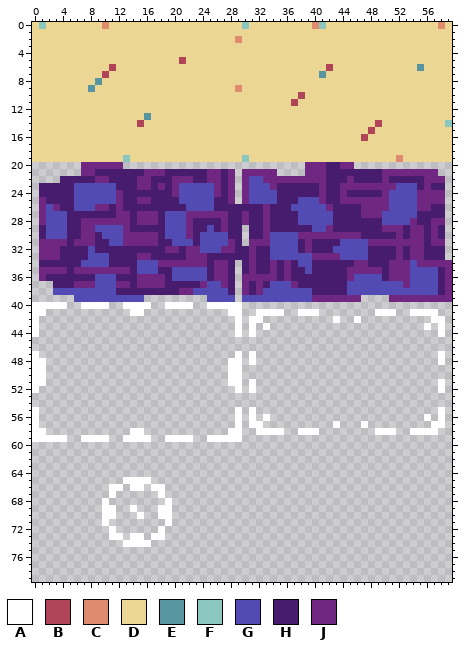
One commit to this pixel-art file: raw/tile_set.ase. Above: the version before the commit.
60x80 pixels, 1 frame.
Visible layers, top first: "Layer 3", "Layer 2", "Layer 1".
Palette (. is transparent): A #ffffff  B #b0455a  C #de8b6f  D #ebd694  E #5796a1  F #8bc7bf  G #524bb3  H #471b6e  J #702782
Pixels before (only the part around the change), first column x 27:
36 JH.JJJJJHJHHHHHHHHJGGGGHJJJGGGGHJ
37 JH.JHJHGGGJHHHHHHHGGGGGGGGJGGGGHJ
38 GH.JHJGGGGGGGHHHHHGGGGGGGGGGGGGHJ
39 GG.GGGGGGGGGGJJJJJJJ....JJJJJJJJJ
40 AAA..............................
41 .AA..AAAA..AAA........AAA..AAAA..
42 ..A.AA..........A..A..........AA.
43 ..A.A.A......................A.A.
44 ..A.A..........................A.
45 .................................
46 .................................
47 ..A.A..........................A.
48 .AA.A..........................A.
49 .AA..............................
50 .AA..............................
51 .AA.A..........................A.
52 ..A.A..........................A.
53 .................................
54 .................................
55 ..A.A..........................A.
56 ..A.A.A......................A.A.
57 ..A.AA..........A...A.........AA.
58 .AA..AAAA..AAA........AAA..AAAA..
59 AAA..............................
60 .................................
61 .................................
62 .................................
63 .................................
64 .................................
65 .................................
66 .................................
67 .................................
68 .................................
69 .................................
After:
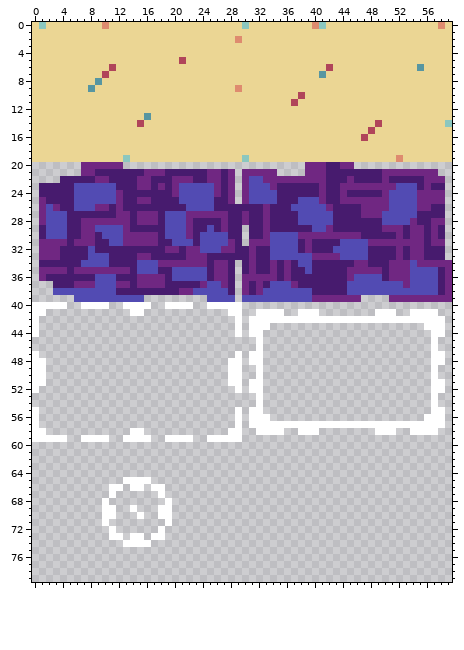
Difference:
{"where": "layer \"Layer 1\""}
{"y":42,"x":33,"old":"..........","new":"AAAAAAAAAA"}
{"y":42,"x":44,"old":"..","new":"AA"}
{"y":42,"x":47,"old":"..........","new":"AAAAAAAAAA"}
{"y":43,"x":32,"old":".","new":"A"}
{"y":43,"x":57,"old":".","new":"A"}
{"y":44,"x":32,"old":".","new":"A"}
{"y":44,"x":57,"old":".","new":"A"}
{"y":45,"x":32,"old":".","new":"A"}
{"y":45,"x":57,"old":".","new":"A"}
{"y":46,"x":32,"old":".","new":"A"}
{"y":46,"x":57,"old":".","new":"A"}
{"y":47,"x":32,"old":".","new":"A"}
{"y":47,"x":57,"old":".","new":"A"}
{"y":48,"x":32,"old":".","new":"A"}
{"y":48,"x":57,"old":".","new":"A"}
{"y":49,"x":32,"old":".","new":"A"}
{"y":49,"x":57,"old":".","new":"A"}
{"y":50,"x":32,"old":".","new":"A"}
{"y":50,"x":57,"old":".","new":"A"}
{"y":51,"x":32,"old":".","new":"A"}
{"y":51,"x":57,"old":".","new":"A"}
{"y":52,"x":32,"old":".","new":"A"}
{"y":52,"x":57,"old":".","new":"A"}
{"y":53,"x":32,"old":".","new":"A"}
{"y":53,"x":57,"old":".","new":"A"}
{"y":54,"x":32,"old":".","new":"A"}
{"y":54,"x":57,"old":".","new":"A"}
{"y":55,"x":32,"old":".","new":"A"}
{"y":55,"x":57,"old":".","new":"A"}
{"y":56,"x":32,"old":".","new":"A"}
{"y":56,"x":57,"old":".","new":"A"}
{"y":57,"x":33,"old":"..........","new":"AAAAAAAAAA"}
{"y":57,"x":44,"old":"...","new":"AAA"}
{"y":57,"x":48,"old":".........","new":"AAAAAAAAA"}
{"label":"added","picture_box":[256,316,438,428]}
